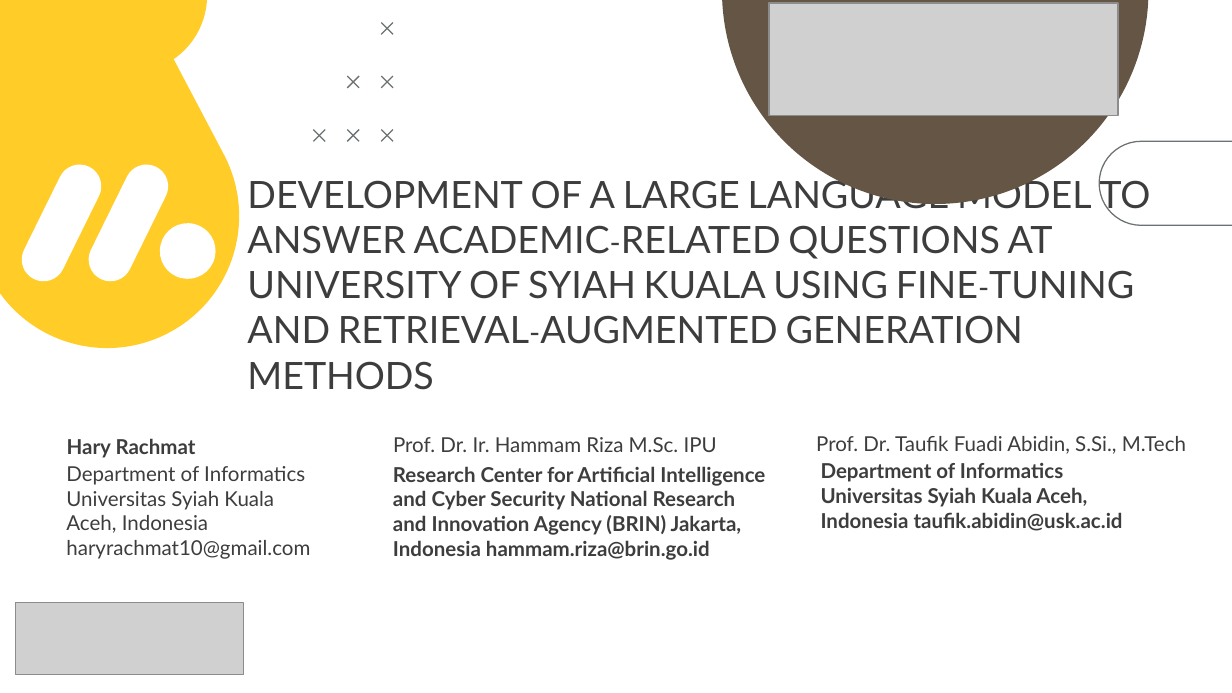
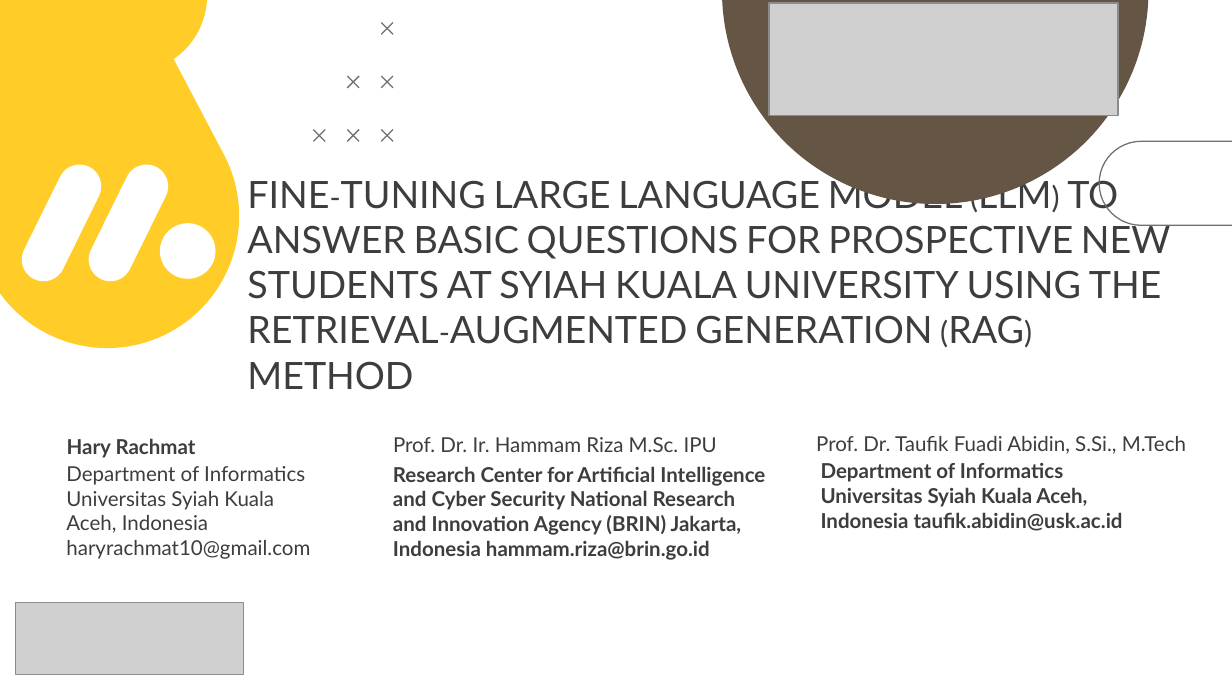
Before and after one commit to haryra/Tesis-s2-ai, a slide deck: slide 1 of Presentasi Conference Hary Rachmat 2108207010009 english.pptx. Drawn at 1232x693 pixels with LibreOffice and Linux fonts; fonts in the diff are those of the drawing; grey boxes stand for pictures. Boxes give left, top, right and bottom in pixels: in the first picture for what was removed or moved away, otherwise in the second. Text is boxed around its words. In the diff, an @@ line names an element or a change of style, - is before the commit and + after.

```diff
--- a/Presentasi Conference Hary Rachmat 2108207010009 english.pptx
+++ b/Presentasi Conference Hary Rachmat 2108207010009 english.pptx
@@ title at (x1=247, y1=175, x2=1170, y2=390): text changed @@
-DEVELOPMENT OF A LARGE LANGUAGE MODEL TO ANSWER ACADEMIC-RELATED QUESTIONS AT UNIVERSITY OF SYIAH KUALA USING FINE-TUNING AND RETRIEVAL-AUGMENTED GENERATION METHODS
+FINE-TUNING LARGE LANGUAGE MODEL (LLM) TO ANSWER BASIC QUESTIONS FOR PROSPECTIVE NEW STUDENTS AT SYIAH KUALA UNIVERSITY USING THE RETRIEVAL-AUGMENTED GENERATION (RAG) METHOD
```
Also in this commit, not shown: 42 other slides changed.
